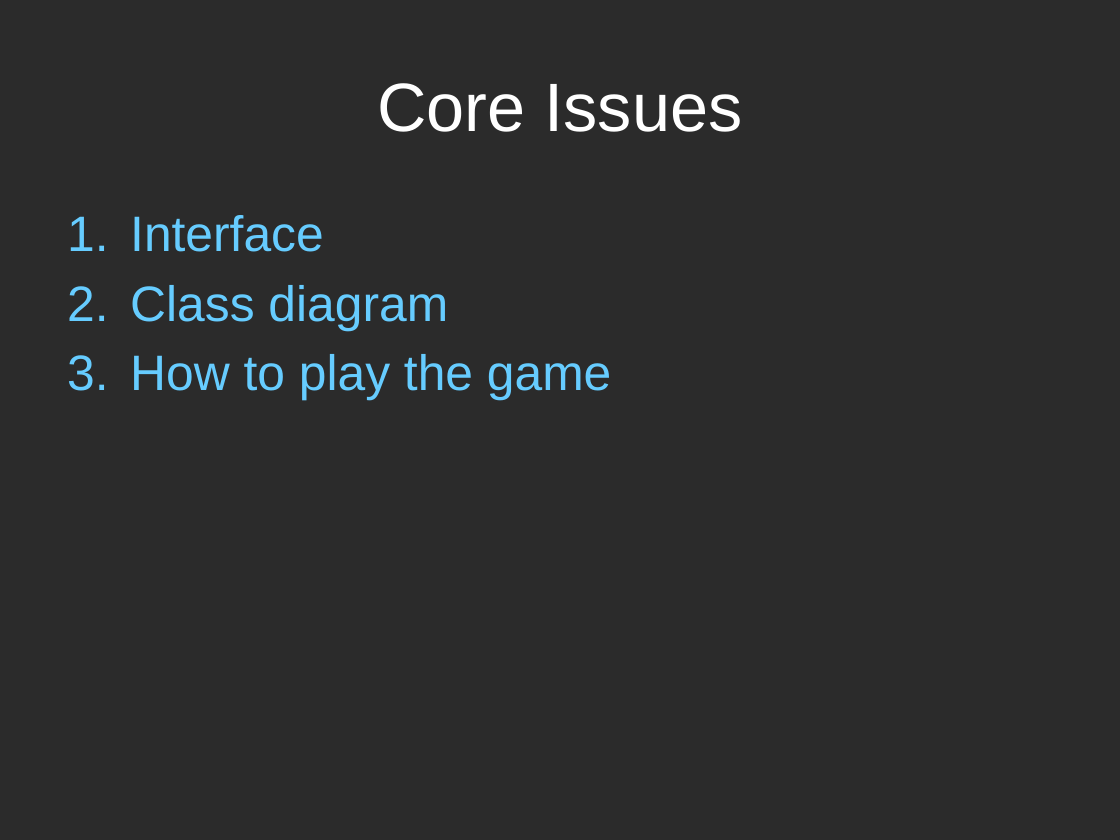
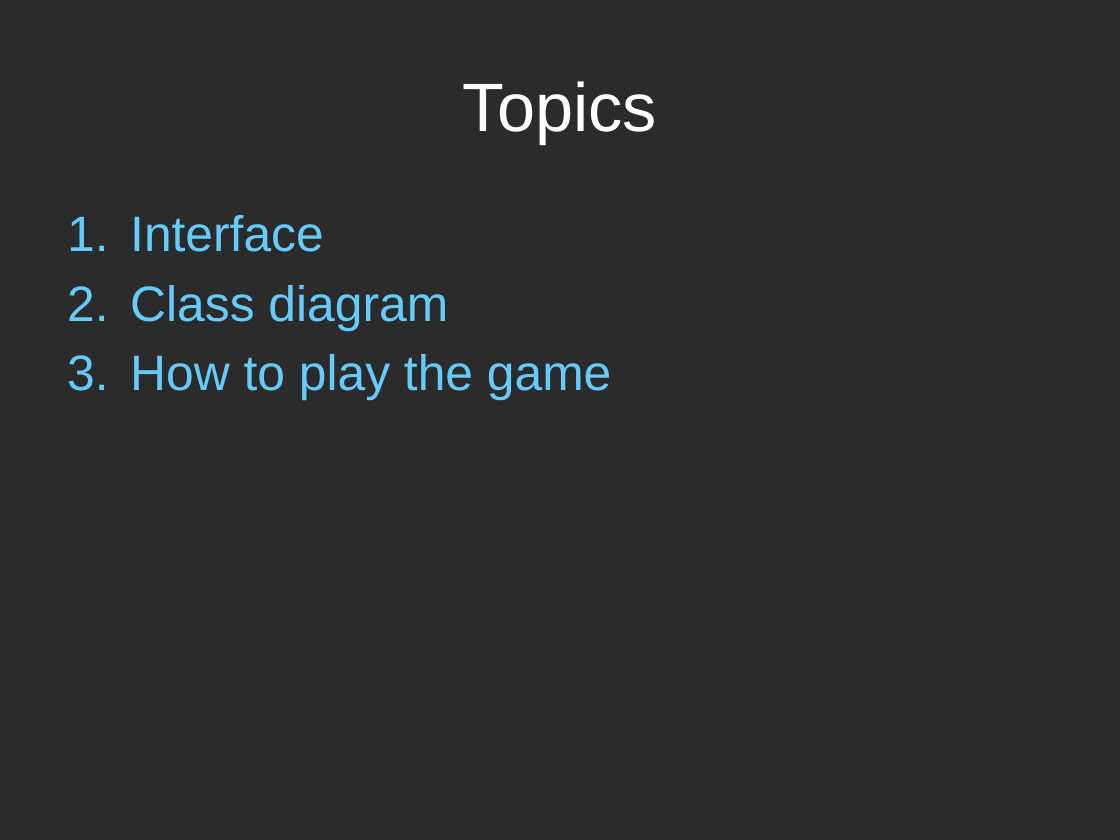
Before and after one commit to MDW-WantToBeMillionaire/MDW, a slide deck: slide 3 of Final project/MDW presentation.pptx. Drawn at 1120x840 pixels with LibreOffice and Linux fonts; fonts in the diff are those of the drawing; background and template pictures are left out; a plain dark background stands for a picture behind light text. Boxes give left, top, right and bottom in pixels: in the first picture for what was removed or moved away, otherwise in the second. Text is boxed around its words. In the diff, an @@ line names an element or a change of style, - is before the commit and + after.

Commit message:
123

```diff
--- a/Final project/MDW presentation.pptx
+++ b/Final project/MDW presentation.pptx
@@ title at [463,81,657,143]: text changed @@
-Core Issues
+Topics
```
